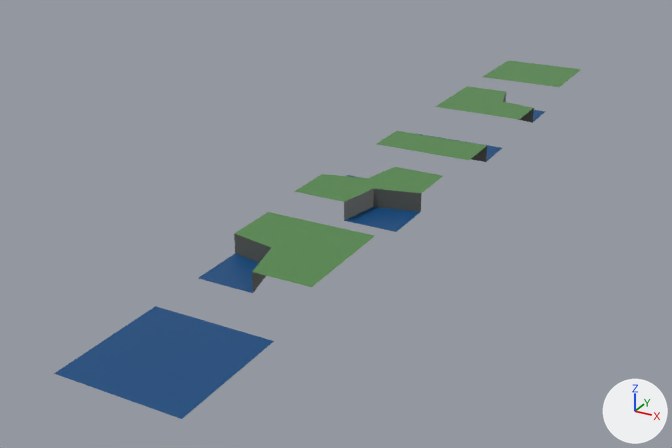
Two versions of the Blender file SourceData/Tiles.blend, one commit apart.
Before and after are seen from a camera (50 mm lens) standing at (6.91, -11.03, 6.42) and looking at (-1.59, 4.41, -1.31). Arrows for +X, +Y and +Z are at lower right; the lights stay in place.

The first picture shows 'Tile_g1_w3', 'Tile_g1w1g1w1', 'Tile_g1w2g1', 'Tile_g2w1g1', 'Tile_g4', 'Tile_w4'.
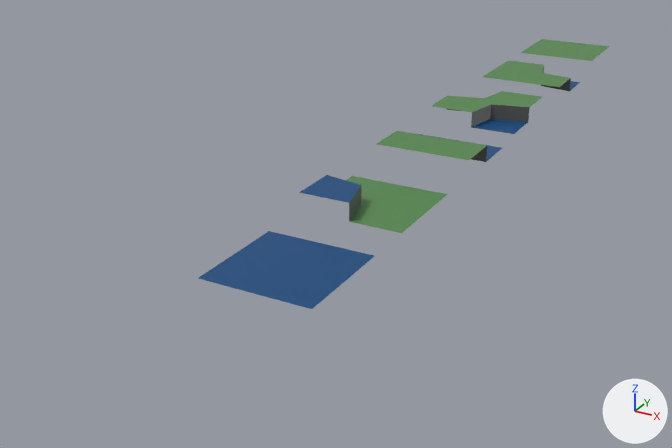
Where the change shows, as pixel boxes (x1, y1, x2, y2) in the pictures (672 x 448 px):
```json
{"object": "Tile_w4", "change": "moved", "before": [54, 306, 274, 419], "after": [198, 231, 374, 309]}
{"object": "Tile_g1_w3", "change": "deleted", "before": [198, 212, 375, 293], "on screen": "green"}
{"object": "Tile_g1w1g1w1", "change": "moved", "before": [294, 167, 443, 232], "after": [432, 91, 542, 134]}
{"object": "Tile1000", "change": "added", "after": [299, 175, 448, 233], "on screen": "green"}
{"object": "Tile_g2w1g1", "change": "moved", "before": [435, 86, 546, 123], "after": [483, 60, 580, 91]}
{"object": "Tile_g4", "change": "moved", "before": [483, 60, 581, 87], "after": [521, 39, 610, 61]}
```

Scene script edits in JSON lines:
```json
{"op": "add", "block": "me_plane_003_1", "code": ["me_plane_003_1 = bpy.data.meshes.new('Plane.003')", "me_plane_003_1.from_pydata(...)  # 10 vertices, 10 faces; spans x -1.0..1.0, y -1.0..1.0, z 0.0..0.35", "me_plane_003_1.materials.append(mat_material_003)  # picture img_tile_g1_w3_bmp"]}
{"op": "set", "path": "ob_tile_g2w1g1.location", "old": "(0.0, 9.0, 0.0)", "new": "(0.0, 12.0, 0.0)"}
{"op": "set", "path": "ob_tile_w4.location", "old": "(0.0, -3.0, 0.0)", "new": "(0.0, 0.0, 0.0)"}
{"op": "set", "path": "ob_tile_g4.location", "old": "(0.0, 12.0, 0.0)", "new": "(0.0, 15.0, 0.0)"}
{"op": "remove", "block": "ob_tile_g1_w3", "code": ["ob_tile_g1_w3 = bpy.data.objects.new('Tile_g1_w3', me_plane_003)", "ob_tile_g1_w3.location = (0.0, 0.0, 0.0)"]}
{"op": "set", "path": "ob_tile_g1w1g1w1.location", "old": "(0.0, 3.0, 0.0)", "new": "(0.0, 9.0, 0.0)"}
{"op": "add", "block": "ob_tile1000", "code": ["ob_tile1000 = bpy.data.objects.new('Tile1000', me_plane_003_1)", "ob_tile1000.location = (0.0, 3.0, 0.0)"]}
```
